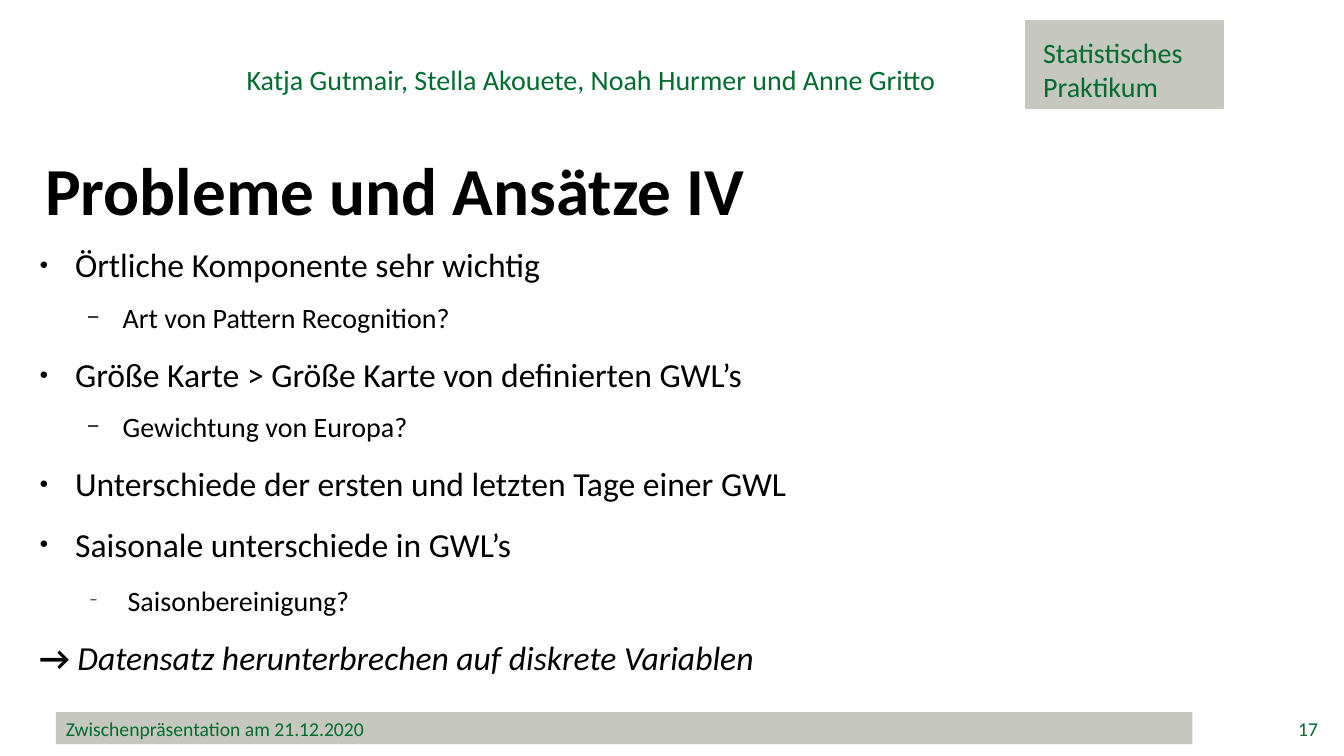
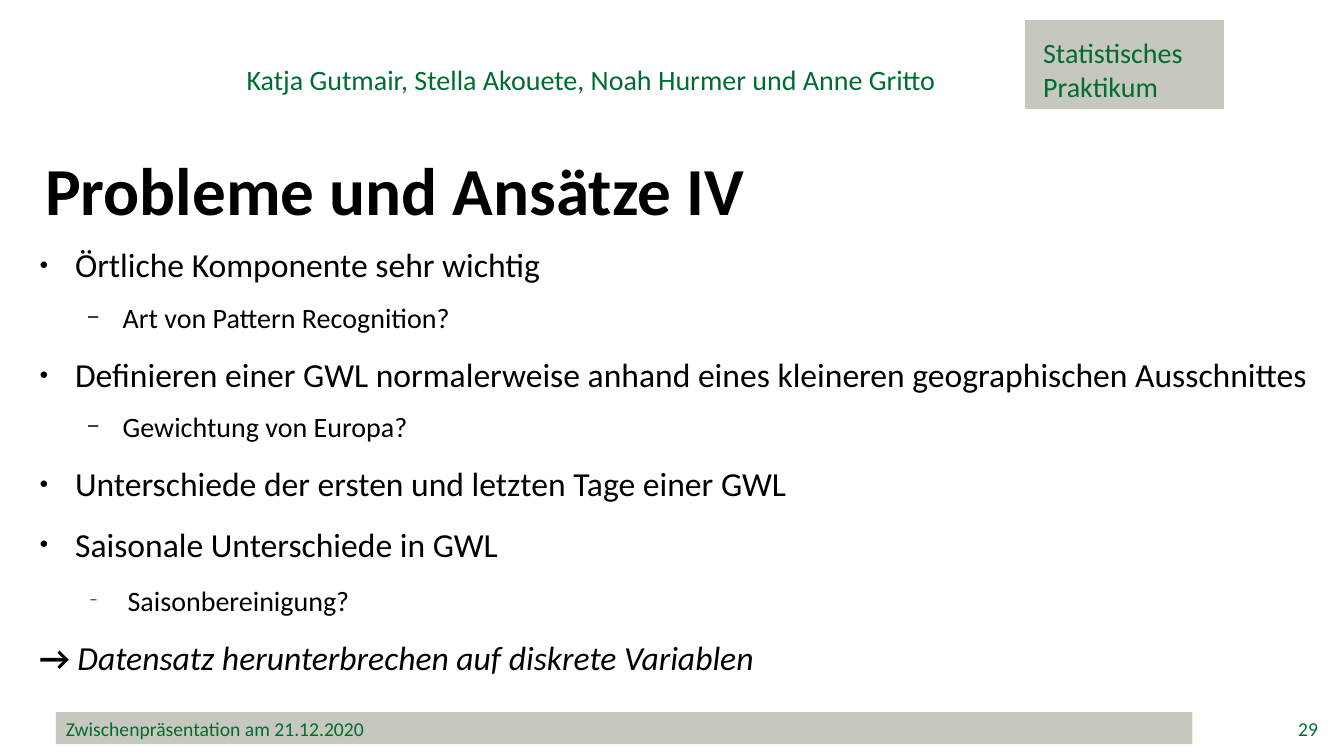
Before and after one commit to minimops/weatherFrog, a slide deck: slide 29 of ppt/Zwischenpraesentation_v1.1.pptx (slide 17 before the commit). Drawn at 1344x756 pixels with LibreOffice and Linux fonts; fonts in the diff are those of the drawing; background and template pictures are left out. Boxes give left, top, right and bottom in pixels: in the first picture for what was removed or moved away, otherwise in the second. Text is boxed around its words. In the diff, an @@ line names an element or a change of style, - is before the commit and + after.

```diff
--- a/ppt/Zwischenpraesentation_v1.1.pptx
+++ b/ppt/Zwischenpraesentation_v1.1.pptx
@@ text at <box>75,363,1306,393</box>: text changed @@
-● Größe Karte > Größe Karte von definierten GWL’s
+● Definieren einer GWL normalerweise anhand eines kleineren geographischen Ausschnittes
@@ text at <box>75,533,498,558</box>: text changed @@
-● Saisonale unterschiede in GWL’s
+● Saisonale Unterschiede in GWL
@@ page number at <box>1298,723,1318,736</box>: text changed @@
-17
+29
```
Also in this commit, not shown: 13 other slides changed, 25 slides added.
